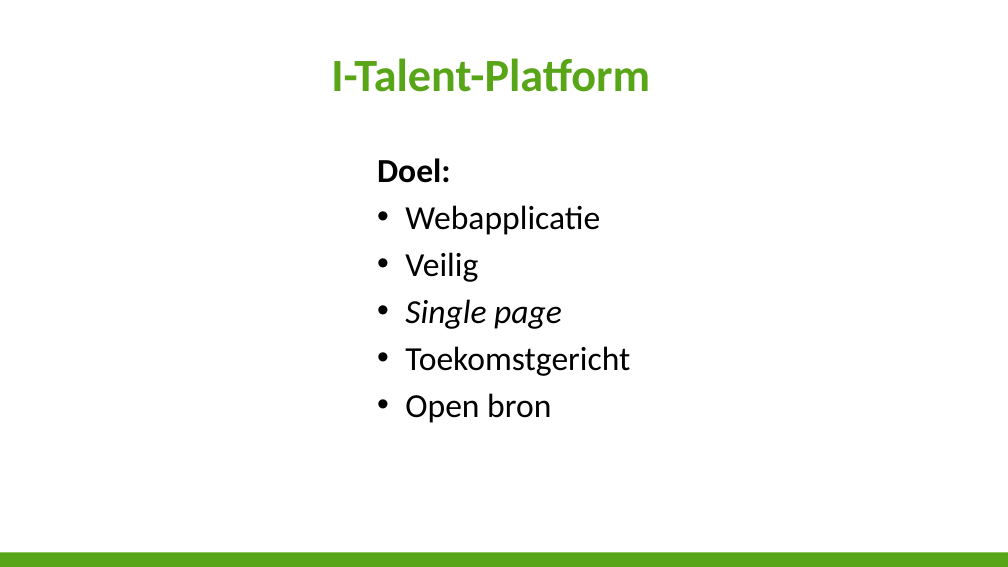
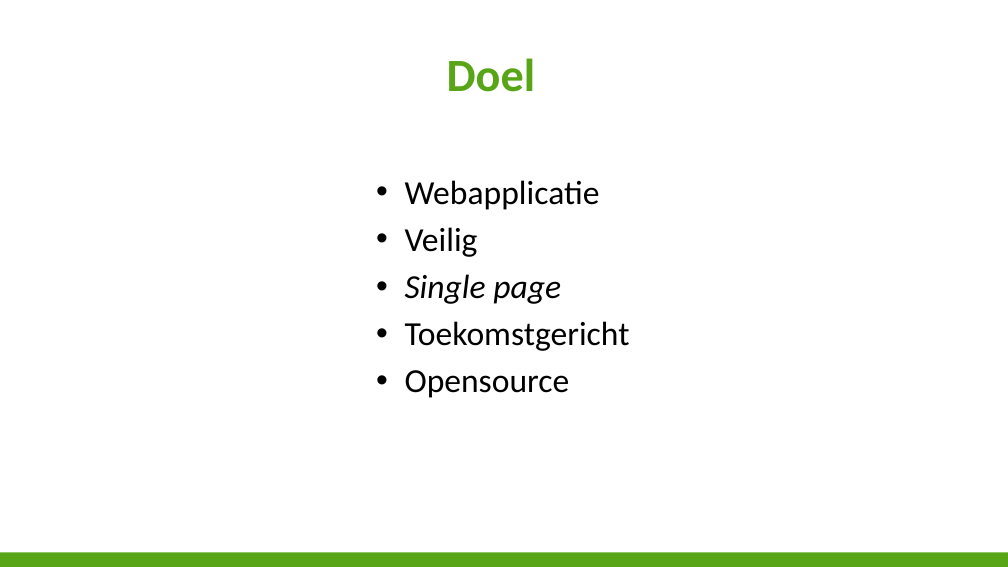
Before and after one commit to niekvandael/iTalent, a slide deck: slide 4 of italent/documents/Presentatie/Presentatie.pptx. Drawn at 1008x567 pixels with LibreOffice and Linux fonts; fonts in the diff are those of the drawing; background and template pictures are left out. Boxes give left, top, right and bottom in pixels: in the first picture for what was removed or moved away, otherwise in the second. Text is boxed around its words. In the diff, an @@ line names an element or a change of style, - is before the commit and + after.

Commit message:
-  ( https://italent.cloudapp.net:9443/ccm/web/projects/iTalent#action=com.ibm.team.workitem.viewWorkItem&id= )

```diff
--- a/italent/documents/Presentatie/Presentatie.pptx
+++ b/italent/documents/Presentatie/Presentatie.pptx
@@ title at bbox=[447, 58, 535, 92]: text changed @@
-I-Talent-Platform
+Doel
@@ text "Webapplicatie": place and size @@
-text "Webapplicatie" at bbox=[377, 158, 630, 423]
+text "Webapplicatie" at bbox=[405, 180, 630, 398]
@@ text at bbox=[377, 158, 451, 183]: paragraph removed @@
-Doel:
@@ text at bbox=[405, 370, 570, 398]: text changed @@
-• Open bron
+• Opensource
```
Also in this commit, not shown: 2 other slides changed.
